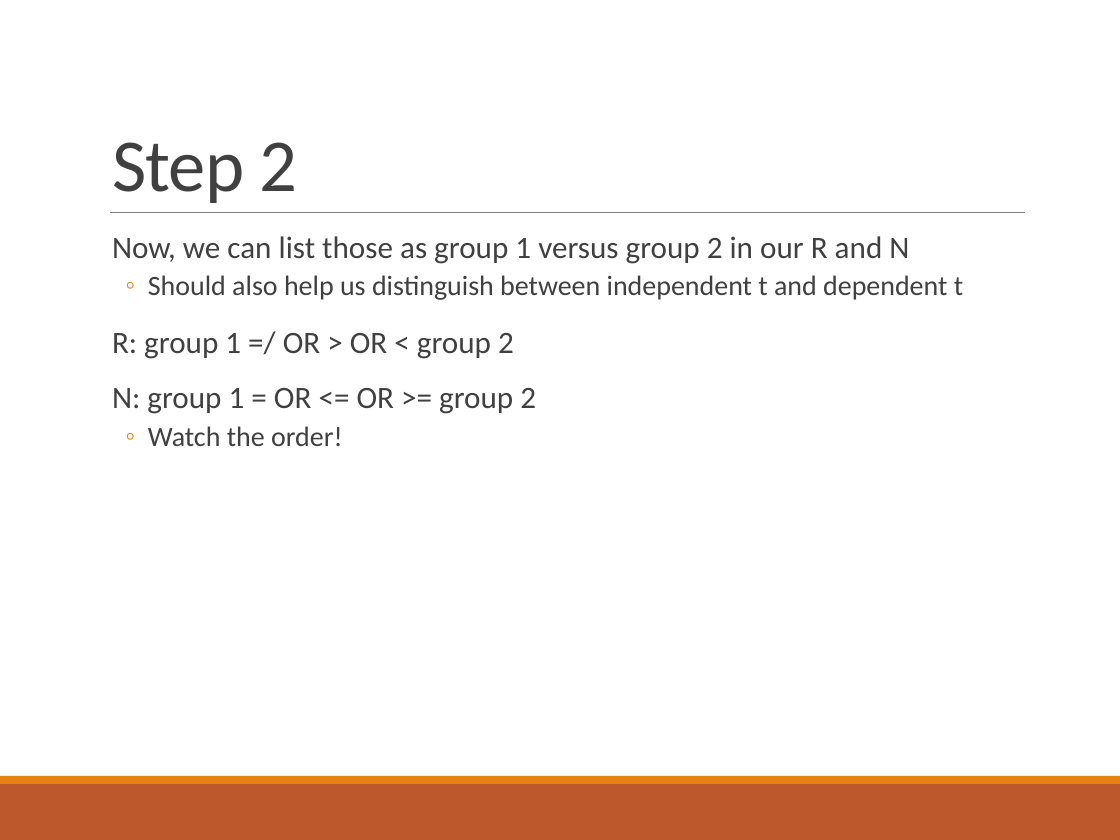
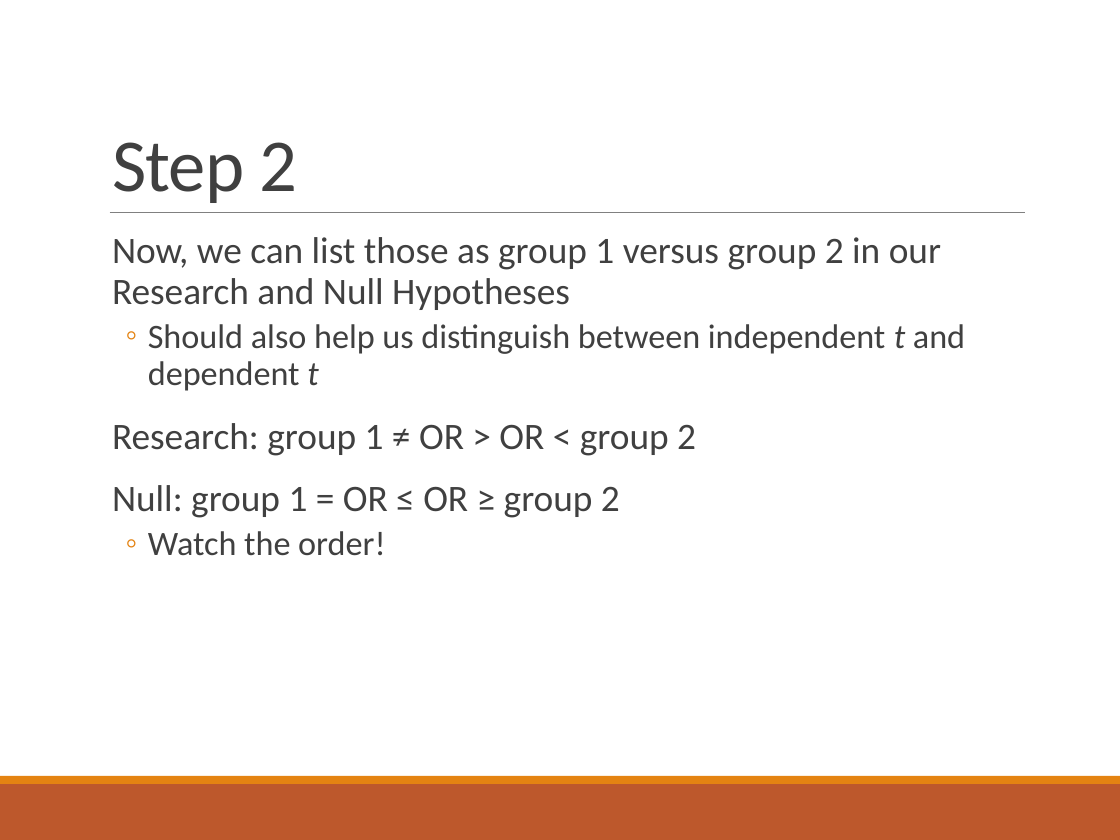
Before and after one commit to doomlab/PSY-200, a slide deck: slide 16 of Fall2018 Lecture Notes/Chapter 11 Lecture.pptx (slide 18 before the commit). Drawn at 1120x840 pixels with LibreOffice and Linux fonts; fonts in the diff are those of the drawing. Boxes give left, top, right and bottom in pixels: in the first picture for what was removed or moved away, otherwise in the second. Text is boxed around its words. In the diff, an @@ line names an element or a change of style, - is before the commit and + after.

```diff
--- a/Fall2018 Lecture Notes/Chapter 11 Lecture.pptx
+++ b/Fall2018 Lecture Notes/Chapter 11 Lecture.pptx
@@ text at (112,237,941,310): text changed; size 20 to 24 pt @@
-  Now, we can list those as group 1 versus group 2 in our R and N
+  Now, we can list those as group 1 versus group 2 in our Research and Null Hypotheses
@@ text at (148,324,965,556): size 18 to 22 pt in "Should also help us distinguish between independent ...", "Watch the order!"; italic on in "t t" @@
@@ text at (112,423,696,518): text changed; size 20 to 24 pt @@
-  R: group 1 =/ OR > OR < group 2
-  N: group 1 = OR <= OR >= group 2
+  Research: group 1 ≠ OR > OR < group 2
+  Null: group 1 = OR ≤ OR ≥ group 2
```
Also in this commit, not shown: 20 other slides changed, 7 slides added, 8 slides removed, 4 other files.
